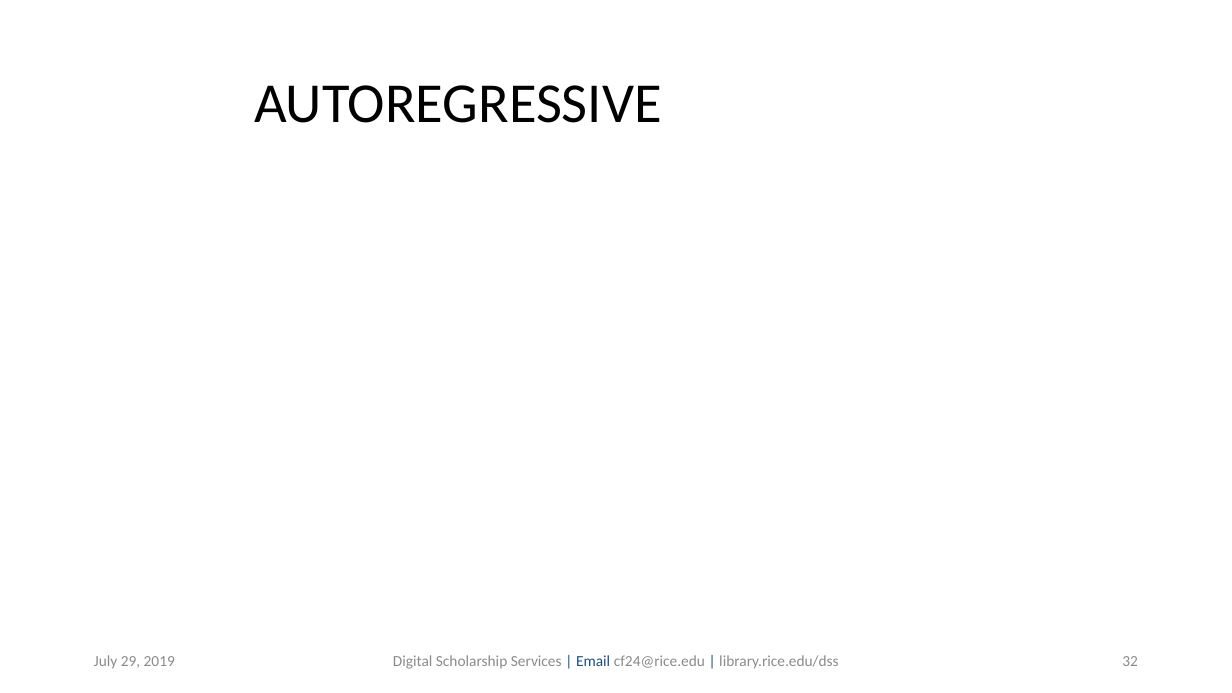
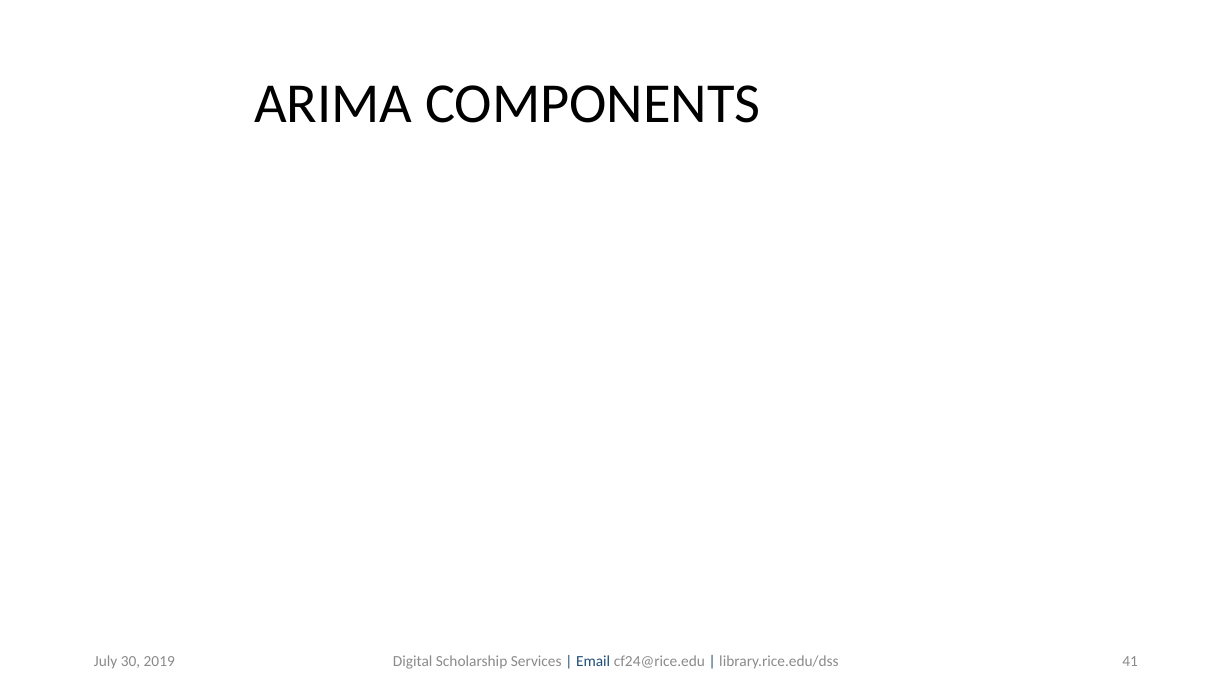
Before and after one commit to bakitybacon/rice-data-and-donuts, a slide deck: slide 41 of tsa/Introduction to Time Series Analysis.pptx (slide 32 before the commit). Drawn at 1232x693 pixels with LibreOffice and Linux fonts; fonts in the diff are those of the drawing; grey boxes stand for pictures; background and template pictures are left out. Boxes give left, top, right and bottom in pixels: in the first picture for what was removed or moved away, otherwise in the second. Text is boxed around its words. In the diff, an @@ line names an element or a change of style, - is before the commit and + after.

```diff
--- a/tsa/Introduction to Time Series Analysis.pptx
+++ b/tsa/Introduction to Time Series Analysis.pptx
@@ title at (254, 85, 760, 123): text changed @@
-AUTOREGRESSIVE
+ARIMA COMPONENTS
@@ text at (94, 655, 175, 669): text changed @@
-July 29, 2019
+July 30, 2019
@@ page number at (1122, 656, 1138, 666): text changed @@
-32
+41
```
Also in this commit, not shown: 39 other slides changed, 9 slides added.
